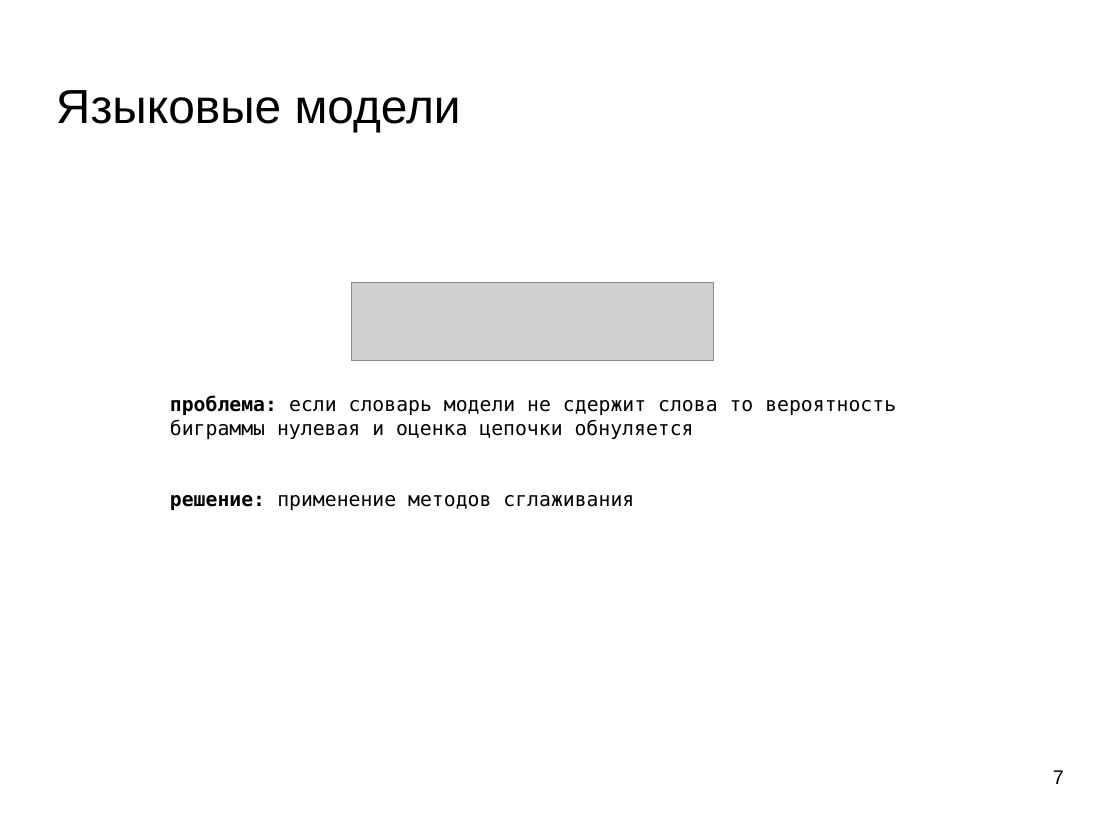
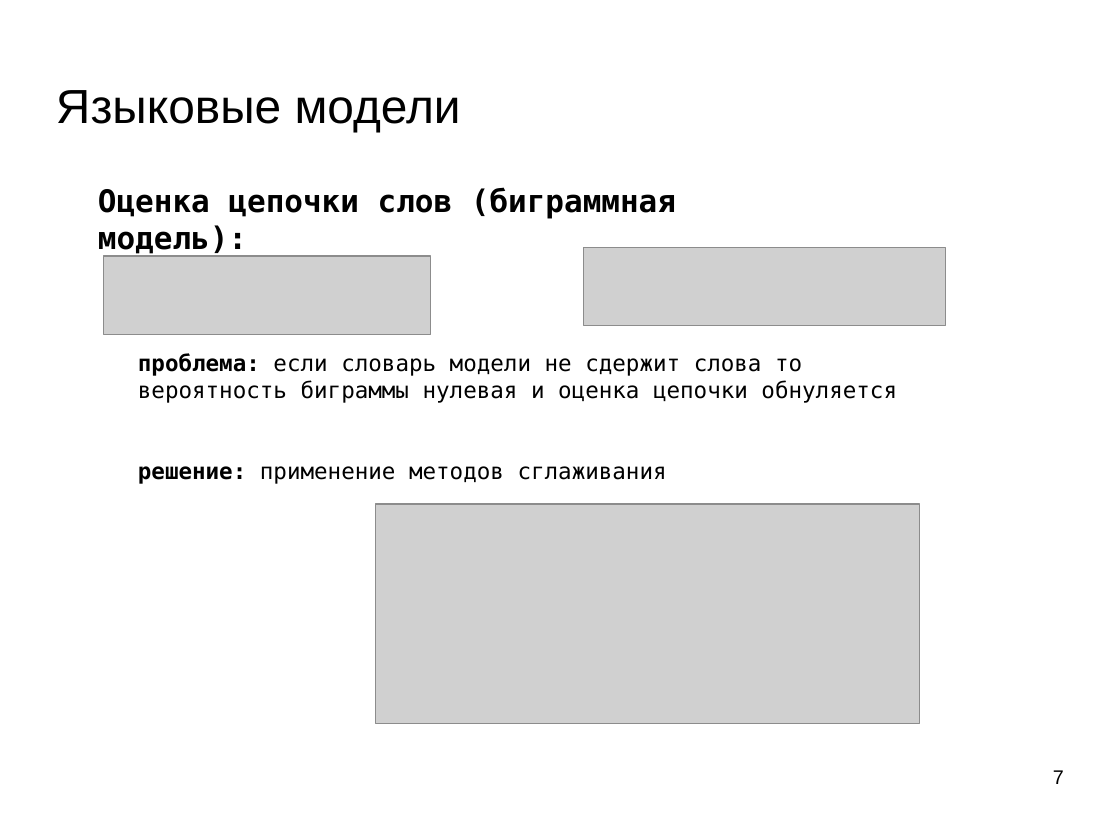
Before and after one commit to mechanoid5/ml_nlp_2022, a slide deck: slide 7 of 05-lang-model.odp. Drawn at 1120x840 pixels with LibreOffice and Linux fonts; fonts in the diff are those of the drawing; grey boxes stand for pictures; background and template pictures are left out. Boxes give left, top, right and bottom in pixels: in the first picture for what was removed or moved away, otherwise in the second. Text is boxed around its words. In the diff, an @@ line names an element or a change of style, - is before the commit and + after.

```diff
--- a/05-lang-model.odp
+++ b/05-lang-model.odp
@@ text added at box(98, 187, 676, 254), 22 pt, text #000000, bold @@
+Оценка цепочки слов (биграммная модель):
@@ picture added at box(104, 256, 431, 334) @@
@@ picture: place and size @@
-picture at box(352, 283, 713, 360)
+picture at box(584, 248, 946, 325)
@@ text "проблема: если словарь модели не ...": place and size @@
-text "проблема: если словарь модели не ..." at box(170, 395, 896, 510)
+text "проблема: если словарь модели не ..." at box(138, 353, 897, 484)
@@ text "проблема: если словарь модели не ..." at box(138, 353, 897, 484): size 14 to 16 pt @@
@@ picture added at box(376, 504, 920, 724) @@
```
Also in this commit, not shown: 2 other slides changed, 1 slide added, 5 other files.
